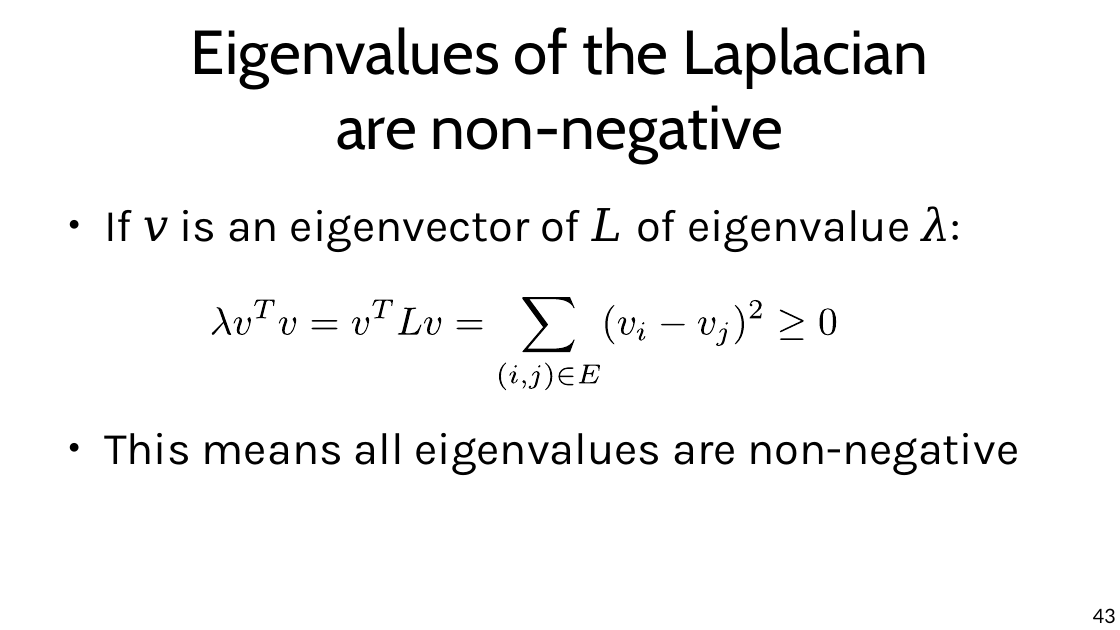
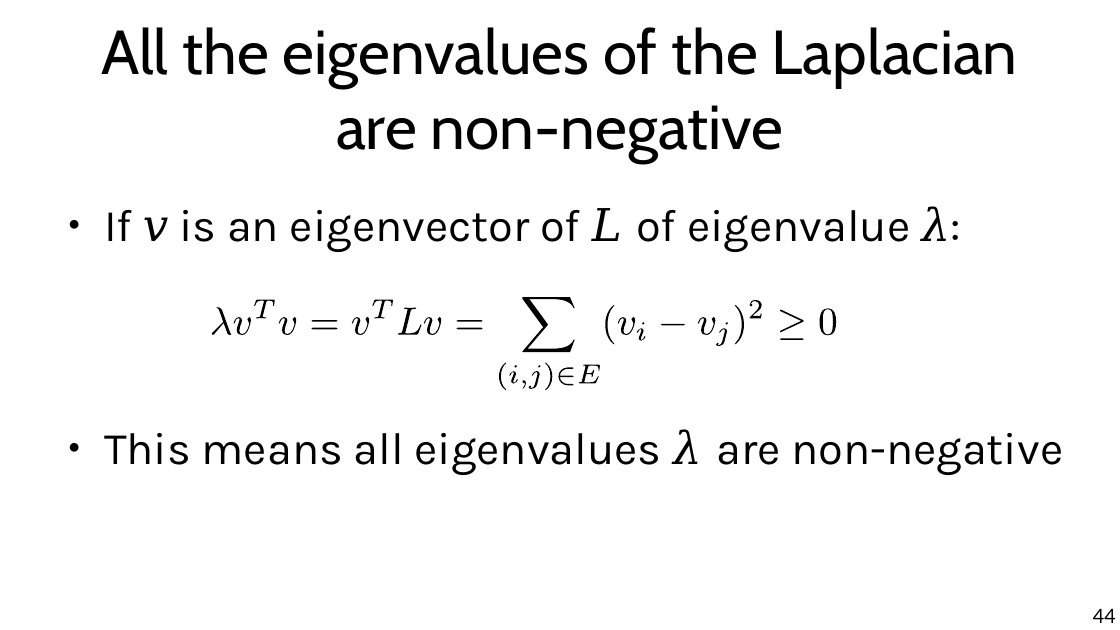
Before and after one commit to chatox/networks-science-course, a slide deck: slide 44 of theory/odp/tt22-spectral_graph_embedding.odp (slide 43 before the commit). Drawn at 1120x630 pixels with LibreOffice and Linux fonts; fonts in the diff are those of the drawing. Boxes give left, top, right and bottom in pixels: in the first picture for what was removed or moved away, otherwise in the second. Text is boxed around its words. In the diff, an @@ line names an element or a change of style, - is before the commit and + after.

```diff
--- a/theory/odp/tt22-spectral_graph_embedding.odp
+++ b/theory/odp/tt22-spectral_graph_embedding.odp
@@ title at (x1=101, y1=27, x2=1018, y2=162): text changed @@
-Eigenvalues of the Laplacian
-are non-negative
+All the eigenvalues of the Laplacian
+are non-negative
@@ text at (x1=104, y1=429, x2=1063, y2=475): text changed @@
-● This means all eigenvalues are non-negative
+● This means all eigenvalues λ are non-negative
@@ page number at (x1=1093, y1=609, x2=1116, y2=623): text changed @@
-43
+44
```
Also in this commit, not shown: 31 other slides changed, 3 slides added, 1 slide removed, 1 other file.
